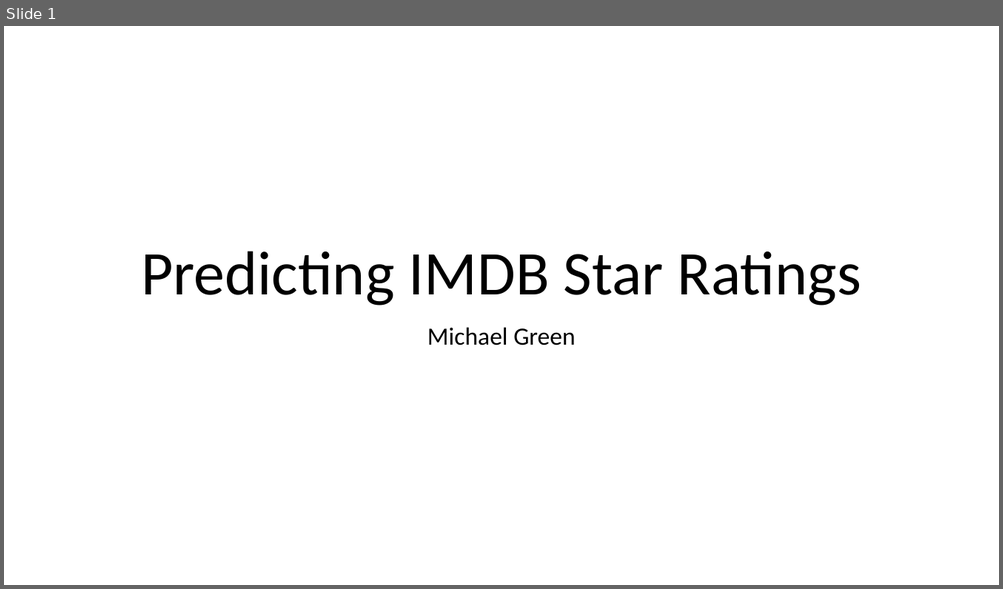
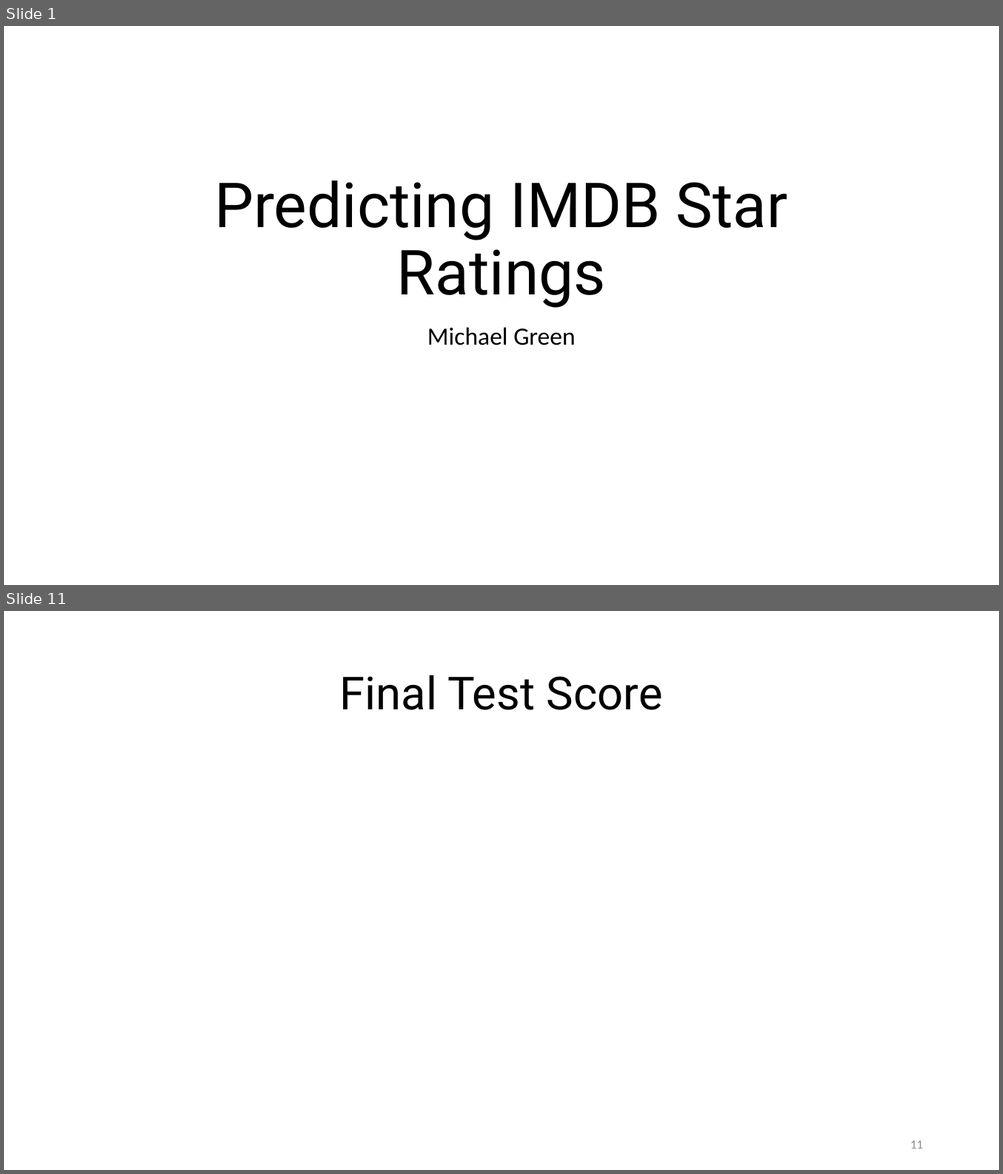
Before and after one commit to michael-a-green/Metis_Project2, a slide deck: Michael_Green_Metis_Project2.pptx. Shown one above the other, each under a label of ours: slide 1 before the commit, slides 1 and 11 after it; the slides between them are not shown. The pictures are 1003x589 and 1003x1174 pixels, drawn with LibreOffice and Linux fonts; fonts in the diff are those of the drawing; grey boxes stand for pictures. Boxes give left, top, right and bottom in pixels: in the first picture for what was removed or moved away, otherwise in the second. Text is boxed around its words. In the diff, an @@ line names an element or a change of style, - is before the commit and + after.

```diff
--- a/Michael_Green_Metis_Project2.pptx
+++ b/Michael_Green_Metis_Project2.pptx
@@ slide 11 added at [4, 611, 999, 1170], background #FFFFFF @@
@@ title added at [340, 675, 663, 710], 44 pt, text #000000 @@
+Final Test Score
@@ page number added at [910, 1141, 922, 1149], 12 pt, text #8C8C8C @@
+11
@@ slide 1 changed as well @@
@@ title "Predicting IMDB Star Ratings" at [214, 181, 788, 308]: font Calibri to Roboto @@
```
Also in this commit, not shown: 14 other slides added, 1 slide removed, 2 other files.
